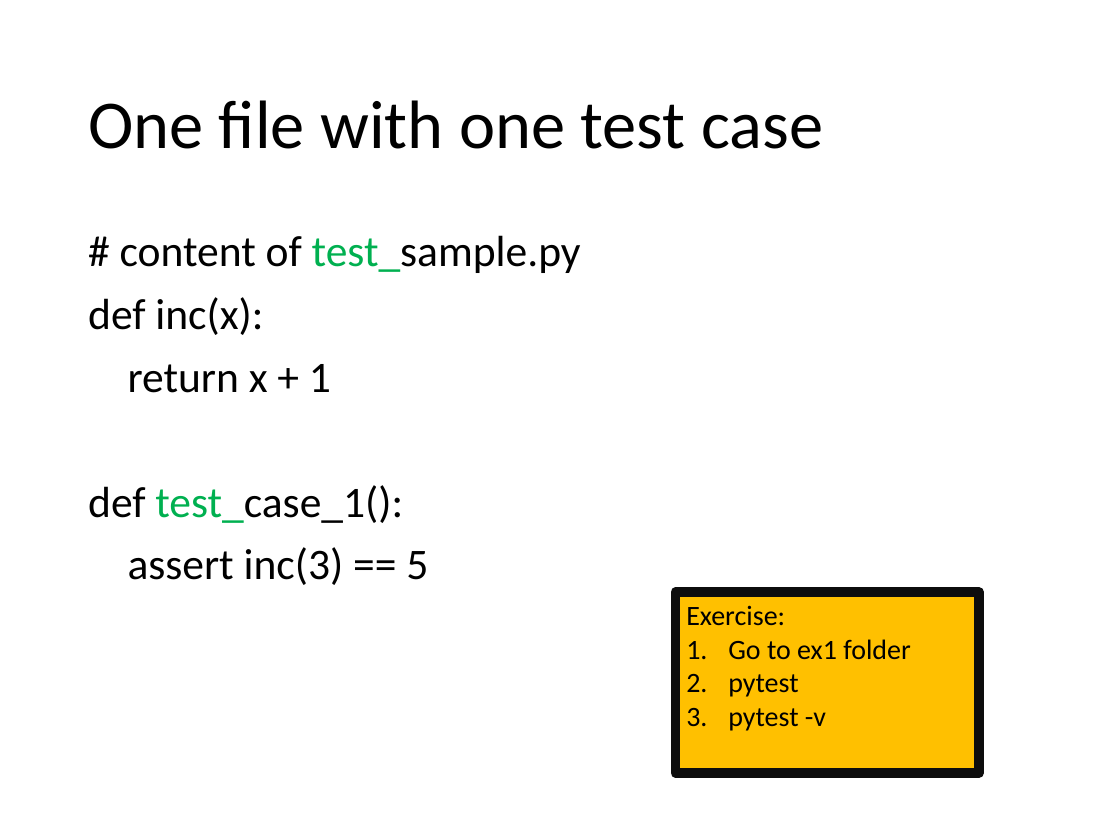
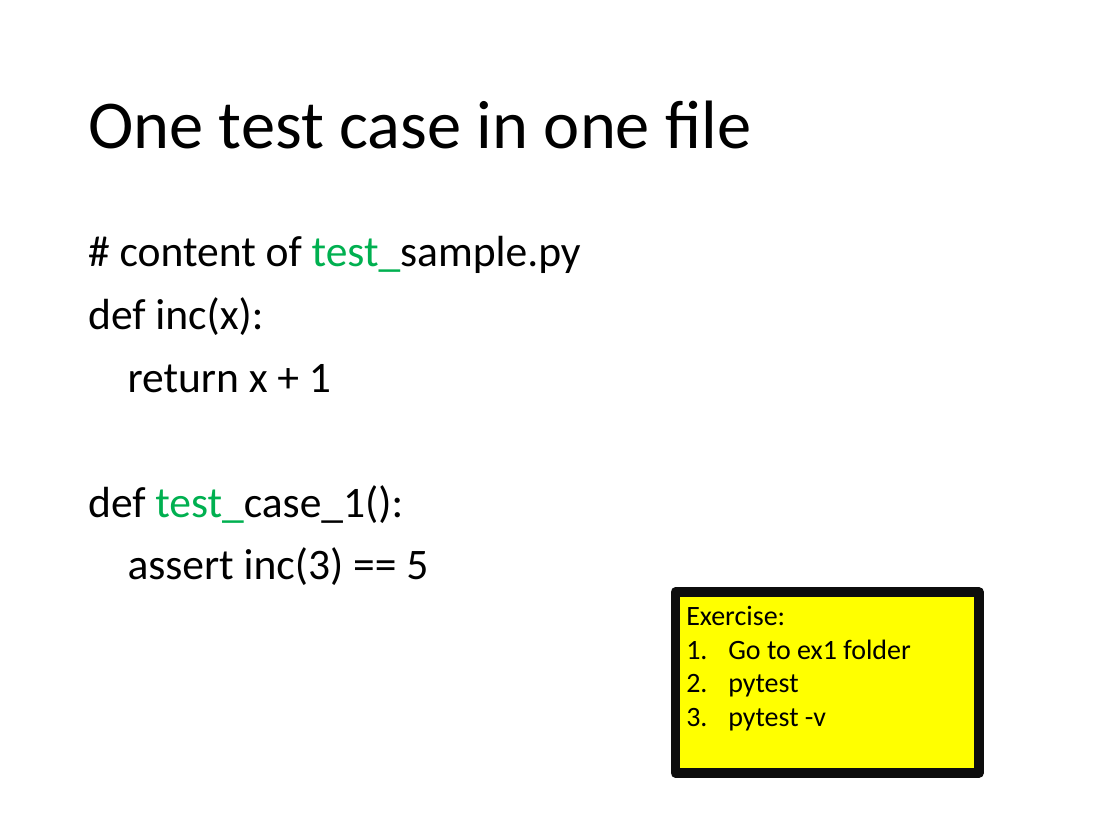
Before and after one commit to Chao-Jen/pytest_workshop, a slide deck: slide 3 of slides/Unit Test with Pytest.pptx. Drawn at 1120x840 pixels with LibreOffice and Linux fonts; fonts in the diff are those of the drawing. Boxes give left, top, right and bottom in pixels: in the first picture for what was removed or moved away, otherwise in the second. Text is boxed around its words. In the diff, an @@ line names an element or a change of style, - is before the commit and + after.

Commit message:
update slides

```diff
--- a/slides/Unit Test with Pytest.pptx
+++ b/slides/Unit Test with Pytest.pptx
@@ title at [88, 100, 751, 149]: text changed @@
-One file with one test case
+One test case in one file
@@ rectangle "Exercise:" at [675, 592, 979, 774]: fill #FFC000 to #FFFF00 @@
```
Also in this commit, not shown: 1 other slide changed, 3 slides added.
